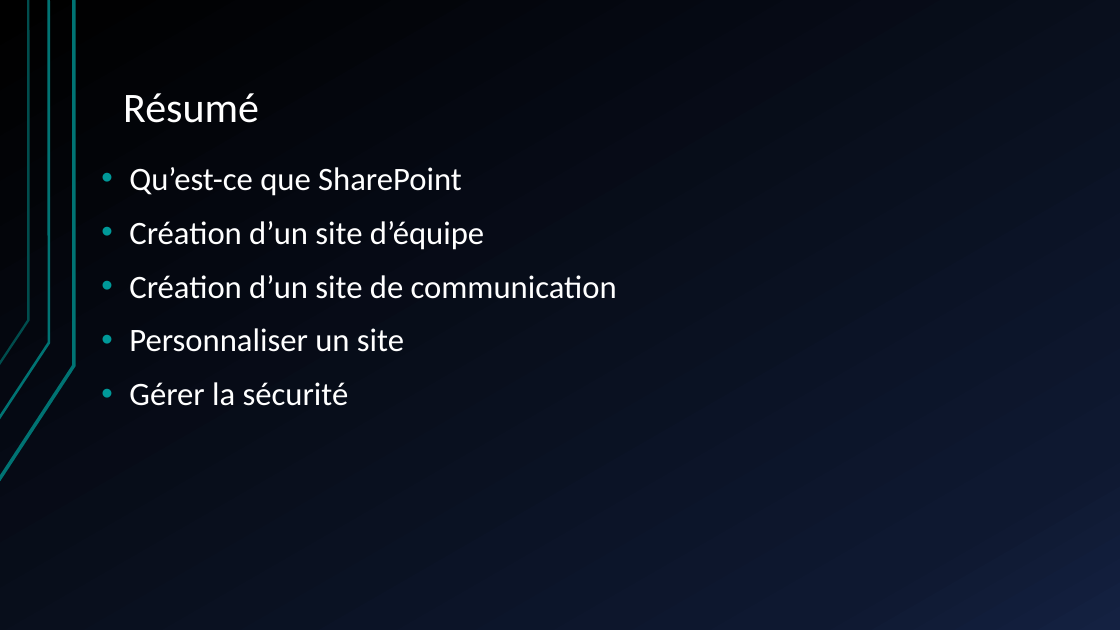
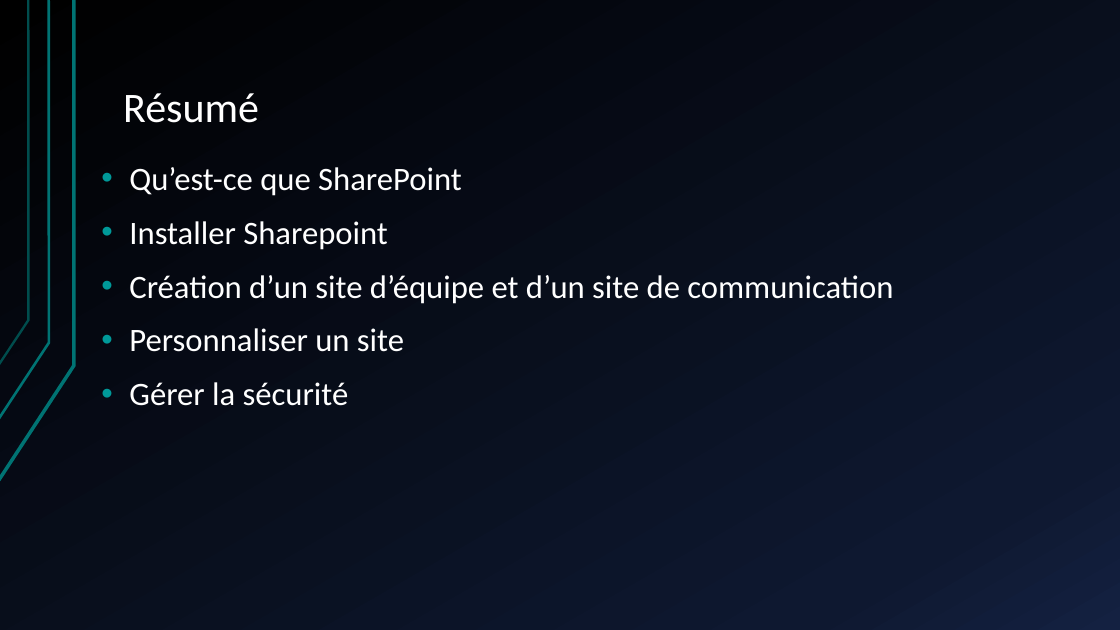
Before and after one commit to JojoTech-IT/Formation, a slide deck: slide 2 of Formation - installation, configuration et sécurisation de sharepoint.pptx. Drawn at 1120x630 pixels with LibreOffice and Linux fonts; fonts in the diff are those of the drawing. Boxes give left, top, right and bottom in pixels: in the first picture for what was removed or moved away, otherwise in the second. Text is boxed around its words. In the diff, an @@ line names an element or a change of style, - is before the commit and + after.

Commit message:
ajout procedure install et prsentation sharepoint edit 01/02/2024

```diff
--- a/Formation - installation, configuration et sécurisation de sharepoint.pptx
+++ b/Formation - installation, configuration et sécurisation de sharepoint.pptx
@@ text at (129, 221, 893, 304): text changed @@
-• Création d’un site d’équipe
-• Création d’un site de communication
+• Installer Sharepoint
+• Création d’un site d’équipe et d’un site de communication
```
Also in this commit, not shown: 10 other slides changed, 12 slides added, 4 slides removed, 1 other file.
